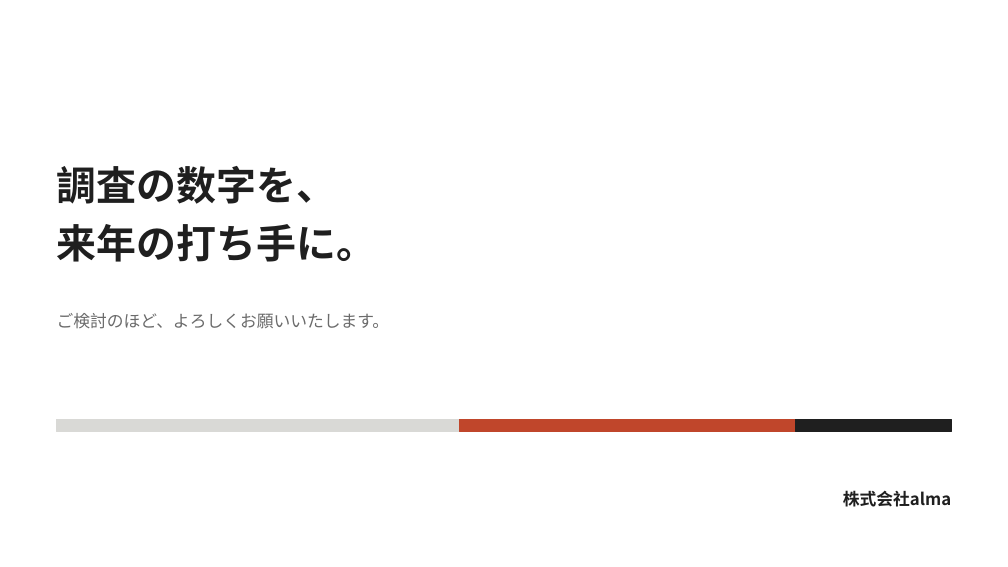
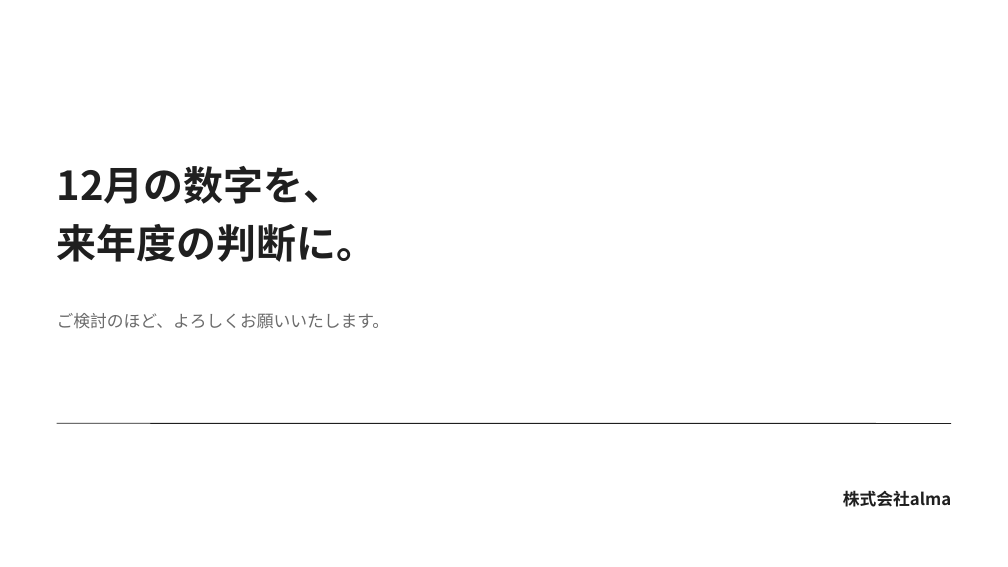
Before and after one commit to araiezes-ai/my-website, a slide deck: slide 15 of proposals/alma_houterasu_proposal_20260930.pptx (slide 14 before the commit). Drawn at 1008x567 pixels with LibreOffice and Linux fonts; fonts in the diff are those of the drawing. Boxes give left, top, right and bottom in pixels: in the first picture for what was removed or moved away, otherwise in the second. Text is boxed around its words. In the diff, an @@ line names an element or a change of style, - is before the commit and + after.

```diff
--- a/proposals/alma_houterasu_proposal_20260930.pptx
+++ b/proposals/alma_houterasu_proposal_20260930.pptx
@@ text at bbox=[57, 166, 376, 262]: text changed @@
-調査の数字を、
-来年の打ち手に。
+12月の数字を、
+来年度の判断に。
@@ rectangle removed at bbox=[57, 420, 459, 432] @@
@@ line added from (57, 423) to (951, 423), #1F1F1F 0.75 pt @@
@@ rectangle removed at bbox=[459, 420, 796, 432] @@
@@ rectangle removed at bbox=[796, 420, 951, 432] @@
```
Also in this commit, not shown: 7 other slides changed, 6 slides added, 5 slides removed.
